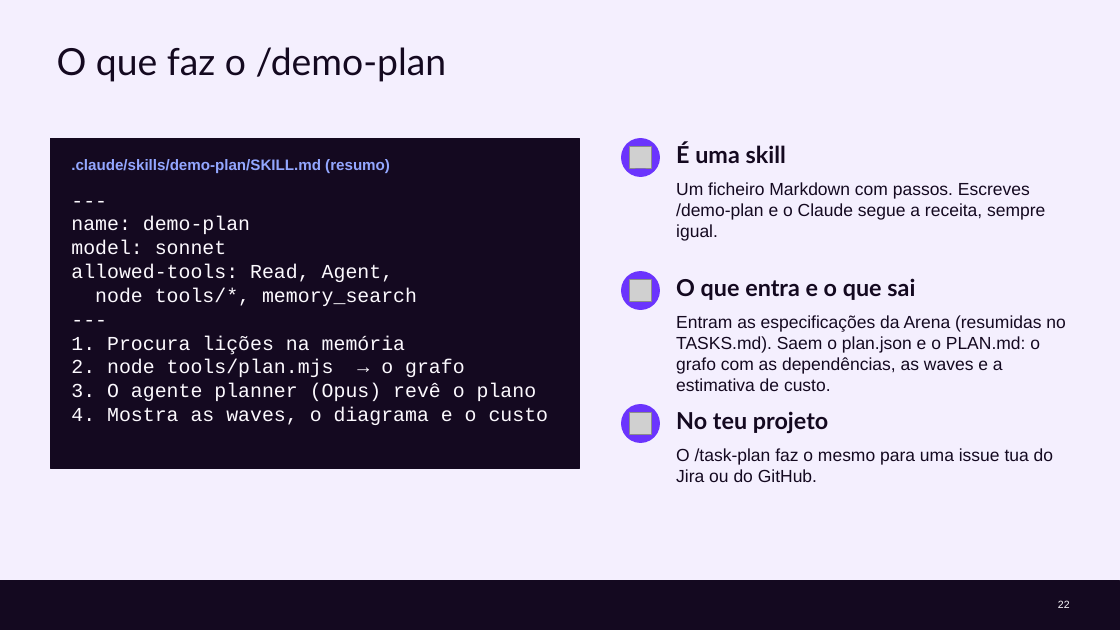
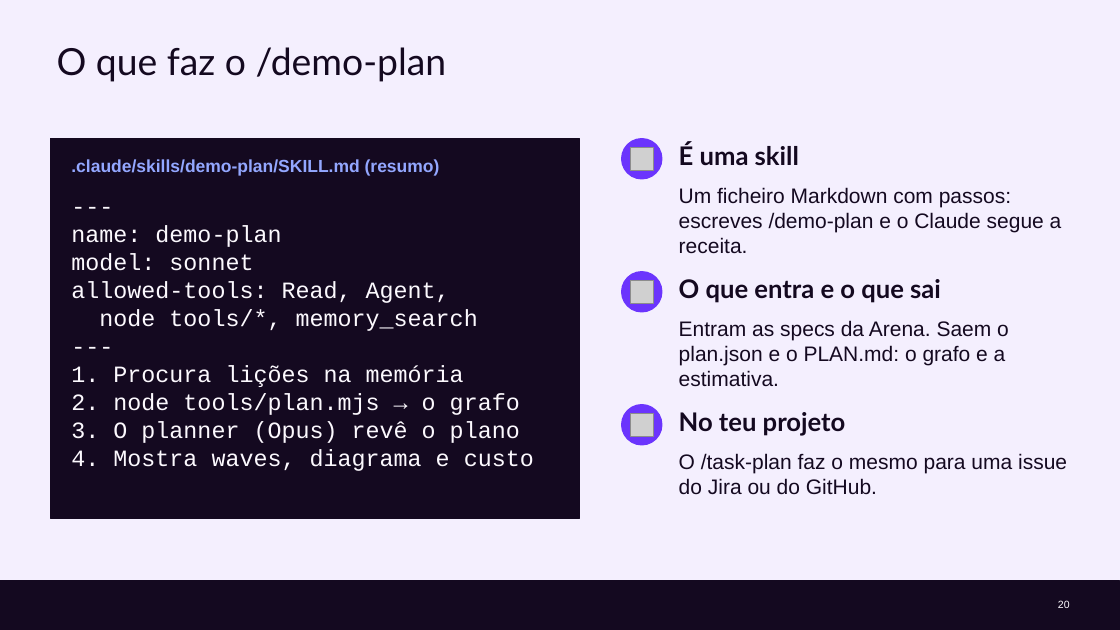
Before and after one commit to cx-guilherme-pinto/workshop-claude, a slide deck: slide 20 of slides/workshop.pptx (slide 22 before the commit). Drawn at 1120x630 pixels with LibreOffice and Linux fonts; fonts in the diff are those of the drawing; grey boxes stand for pictures; background and template pictures are left out. Boxes give left, top, right and bottom in pixels: in the first picture for what was removed or moved away, otherwise in the second. Text is boxed around its words. In the diff, an @@ line names an element or a change of style, - is before the commit and + after.

```diff
--- a/slides/workshop.pptx
+++ b/slides/workshop.pptx
@@ rectangle: place and size @@
-rectangle at (50, 139, 580, 468)
+rectangle at (50, 139, 580, 518)
@@ text ".claude/skills/demo-plan/SKILL.md (resumo)" at (71, 159, 440, 176): size 13 to 15 pt @@
@@ text at (679, 187, 1062, 254): text changed; size 15 to 18 pt @@
-Um ficheiro Markdown com passos. Escreves /demo-plan e o Claude segue a receita, sempre igual.
+Um ficheiro Markdown com passos: escreves /demo-plan e o Claude segue a receita.
@@ text at (71, 225, 520, 415): size 17 to 20 pt in "---", "name: demo-plan", "model: sonnet", "allowed-tools: Read, Agent," and 4 more places @@
@@ text at (679, 320, 1009, 387): text changed; size 15 to 18 pt @@
-Entram as especificações da Arena (resumidas no TASKS.md). Saem o plan.json e o PLAN.md: o grafo com as dependências, as waves e a estimativa de custo.
+Entram as specs da Arena. Saem o plan.json e o PLAN.md: o grafo e a estimativa.
@@ size 20 to 22 pt in 3 elements at (679, 144, 799, 166), (679, 279, 941, 303), (679, 412, 846, 436) @@
@@ text at (71, 421, 534, 471): text changed; size 17 to 20 pt @@
-3. O agente planner (Opus) revê o plano
-4. Mostra as waves, o diagrama e o custo
+3. O planner (Opus) revê o plano
+4. Mostra waves, diagrama e custo
@@ text at (679, 453, 1067, 495): text changed; size 15 to 18 pt @@
-O /task-plan faz o mesmo para uma issue tua do Jira ou do GitHub.
+O /task-plan faz o mesmo para uma issue do Jira ou do GitHub.
@@ page number at (1058, 600, 1070, 608): text changed @@
-22
+20
```
Also in this commit, not shown: 29 other slides changed, 4 slides added, 7 slides removed, 11 other files.
